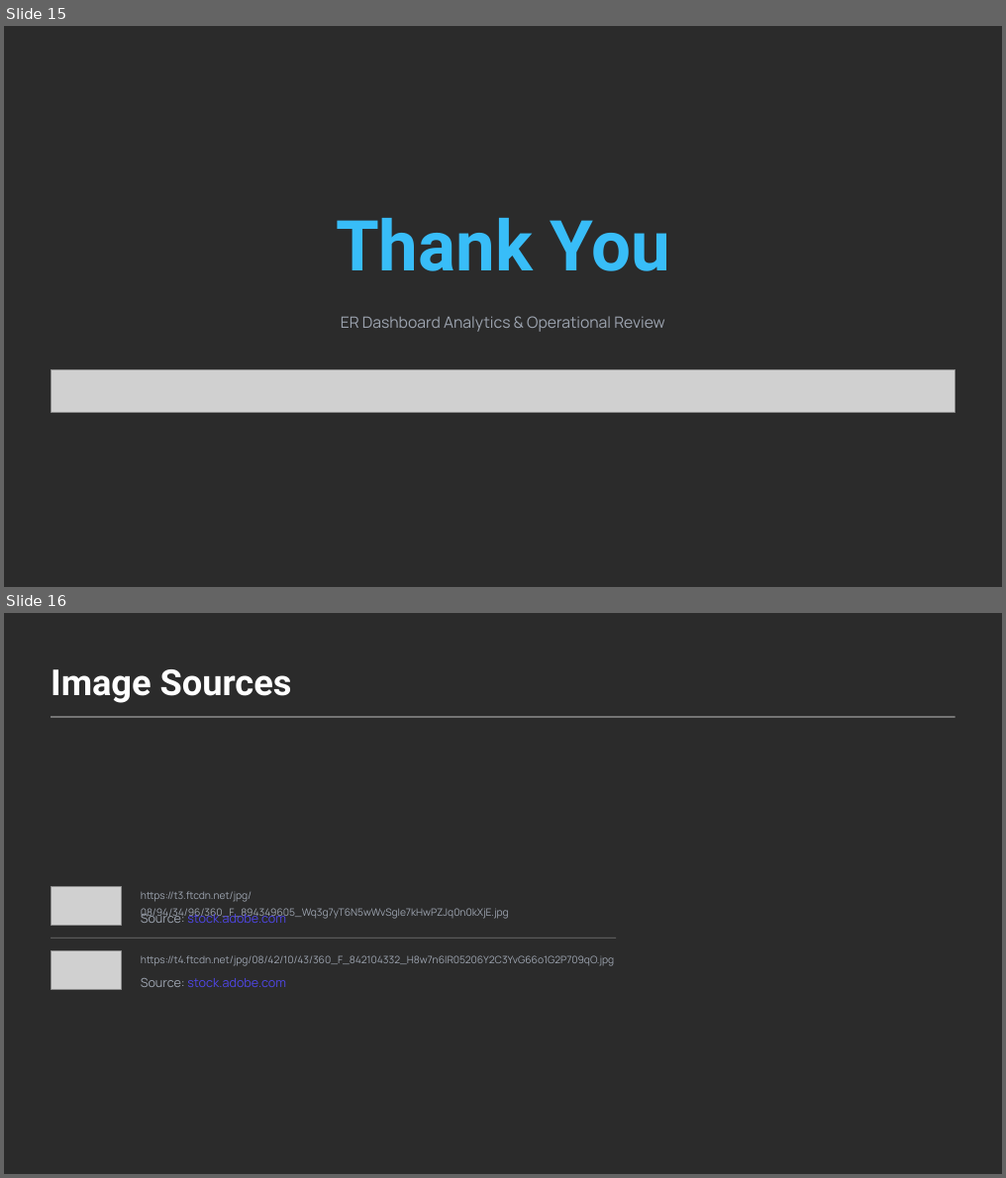
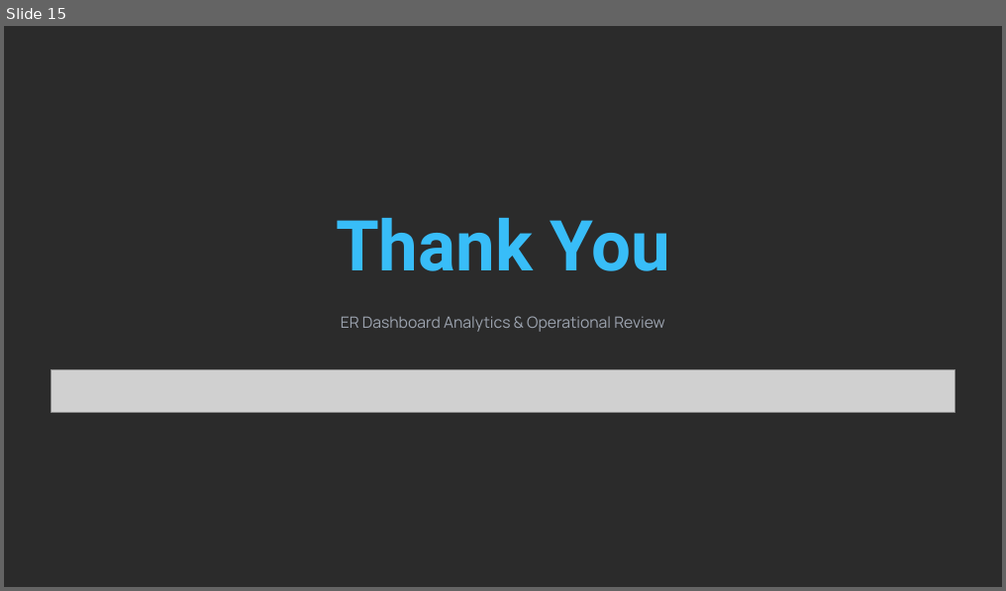
Before and after one commit to Vivek-kumar-027/Hospital_Data_Management_Dashboard_using_Excel, a slide deck: ER Operations & Analytics Report.pptx. Shown one above the other, each under a label of ours: slides 15 and 16 before the commit, slide 15 after it. The pictures are 1006x1178 and 1006x591 pixels, drawn with LibreOffice and Linux fonts; fonts in the diff are those of the drawing; grey boxes stand for pictures; background and template pictures are left out; a plain dark background stands for a picture behind light text. Boxes give left, top, right and bottom in pixels: in the first picture for what was removed or moved away, otherwise in the second. Text is boxed around its words. In the diff, an @@ line names an element or a change of style, - is before the commit and + after.

```diff
--- a/ER Operations & Analytics Report.pptx
+++ b/ER Operations & Analytics Report.pptx
@@ slide 16 removed at [4, 613, 1002, 1174], background picture (left out) @@
@@ text removed at [51, 669, 292, 703] @@
-Image Sources
@@ rectangle removed at [51, 717, 954, 718] @@
@@ picture removed at [51, 886, 121, 925] @@
@@ text removed at [141, 891, 509, 919] @@
-https://t3.ftcdn.net/jpg/08/94/34/96/360_F_894349605_Wq3g7yT6N5wWvSgIe7kHwPZJq0n0kXjE.jpg
@@ rectangle removed at [51, 938, 616, 939] @@
@@ text removed at [141, 911, 286, 923] @@
-Source: stock.adobe.com
@@ picture removed at [51, 951, 121, 989] @@
@@ text removed at [141, 956, 614, 966] @@
-https://t4.ftcdn.net/jpg/08/42/10/43/360_F_842104332_H8w7n6lR05206Y2C3YvG66o1G2P709qO.jpg
@@ text removed at [141, 978, 286, 987] @@
-Source: stock.adobe.com
```
Also in this commit, not shown: 1 slide changed, 1 other slide removed.
